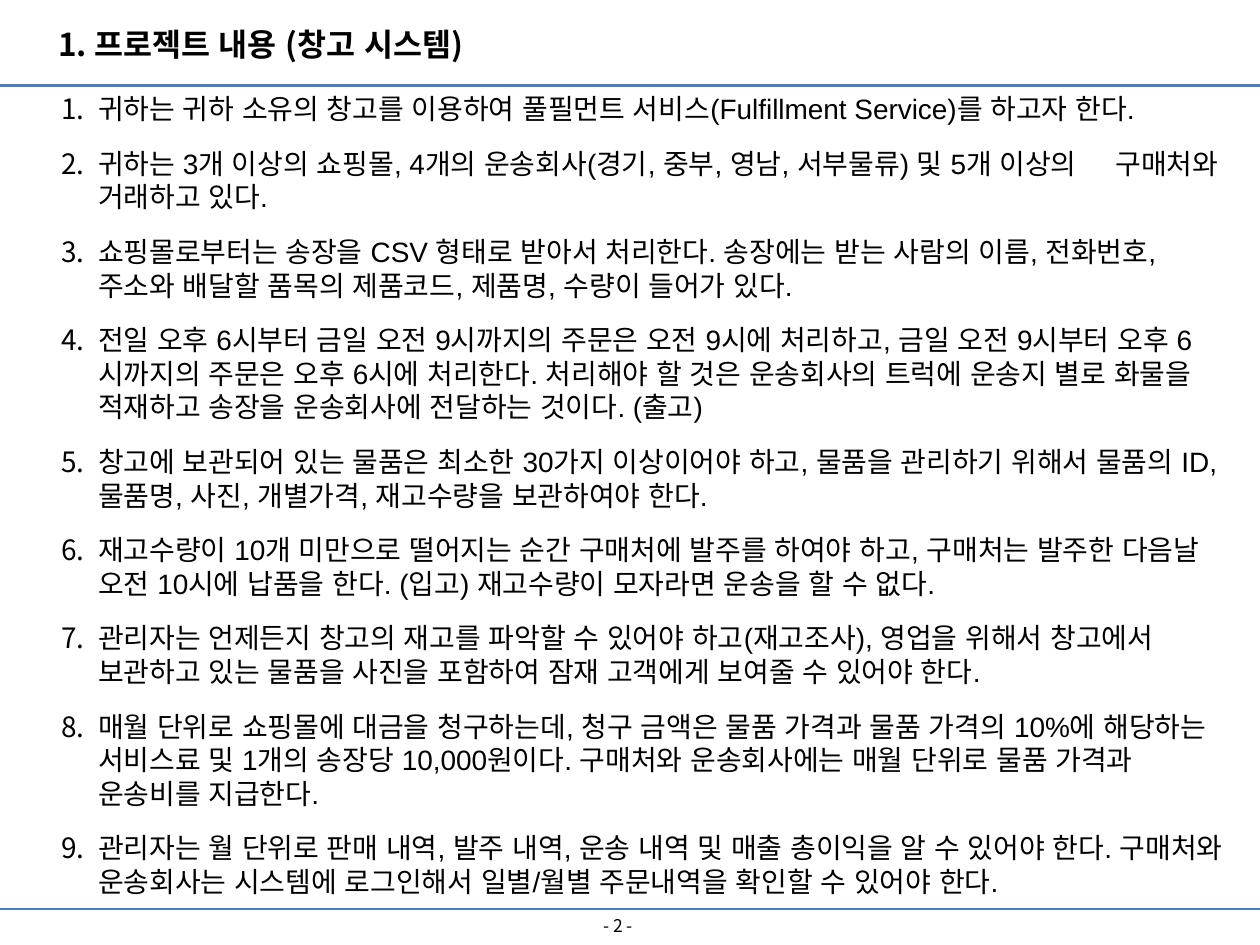
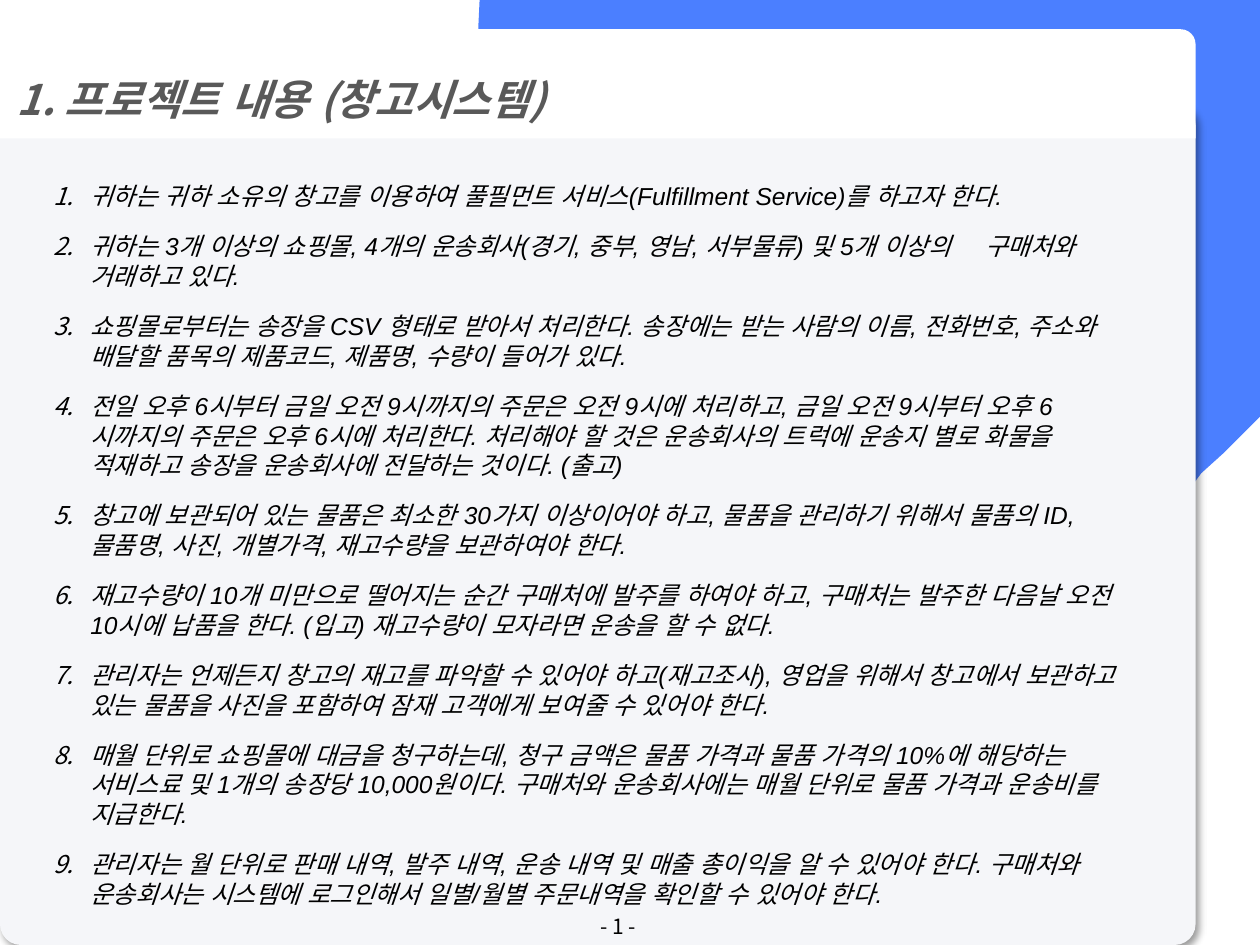
Before and after one commit to lx9203/fulfillmentBlue, a slide deck: slide 3 of file/PPT/Fulfillment 최종발표.pptx (slide 2 before the commit). Drawn at 1260x945 pixels with LibreOffice and Linux fonts; fonts in the diff are those of the drawing. Boxes give left, top, right and bottom in pixels: in the first picture for what was removed or moved away, otherwise in the second. Text is boxed around its words. In the diff, an @@ line names an element or a change of style, - is before the commit and + after.

```diff
--- a/file/PPT/Fulfillment 최종발표.pptx
+++ b/file/PPT/Fulfillment 최종발표.pptx
@@ round same rect "1. 프로젝트 내용 (창고시스템)": place and size @@
-round same rect "1. 프로젝트 내용 (창고시스템)" at (58, 29, 463, 63)
+round same rect "1. 프로젝트 내용 (창고시스템)" at (0, 29, 1196, 139)
@@ round same rect "1. 프로젝트 내용 (창고시스템)" at (0, 29, 1196, 139): vertical alignment top to middle; fill none to #FFFFFF @@
@@ freeform shape added at (345, 0, 1260, 945), fill #4B7FFF @@
@@ line removed from (0, 86) to (1260, 86) @@
@@ text in round same rect at (17, 79, 545, 124): text changed; size 18 to 24 pt; text colour #000000 to #595959; italic on @@
-1. 프로젝트 내용 (창고 시스템)
+1. 프로젝트 내용 (창고시스템)
@@ rounded rectangle added at (0, 105, 1196, 945), fill #F5F6F9 @@
@@ text "귀하는 귀하 소유의 창고를 이용하여 ...": place and size @@
-text "귀하는 귀하 소유의 창고를 이용하여 ..." at (98, 95, 1223, 895)
+text "귀하는 귀하 소유의 창고를 이용하여 ..." at (90, 184, 1115, 905)
@@ text "귀하는 귀하 소유의 창고를 이용하여 ..." at (90, 184, 1115, 905): size 16 to 14 pt, italic on @@
@@ line removed from (0, 908) to (1260, 908) @@
@@ text at (612, 918, 624, 934): text changed; size 10 to 12 pt @@
-- 2 -
+- 1 -
```
Also in this commit, not shown: 11 other slides changed, 6 slides added, 3 other files.
